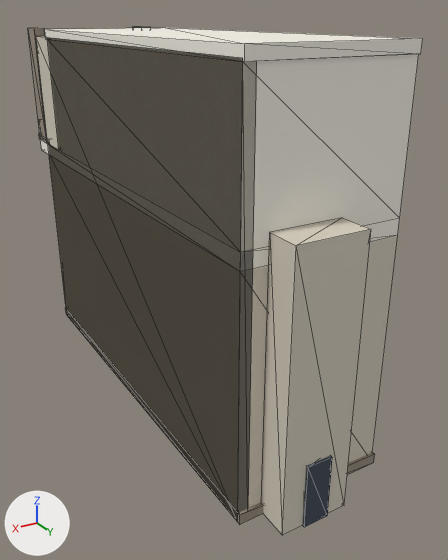
An edit to the glTF model frontend/assets/custom/circuit/pitClubHead.glb, drawn before and after from the same camera.
Both versions are drawn from a 50 mm camera at (14.1, 27.3, 19.0) aimed at (-1.1, 2.0, 6.3). The lights are fixed; the arrows at lower left show +X, +Y and +Z. The first picture is the older version. Mesh edges are drawn as thin lines. Vertices at exactly the same position are counted once.

Objects in the first picture: 'pitClubHead_concrete', 'pitClubHead_concreteDark', 'pitClubHead_steelDark', 'pitClubHead_white'.
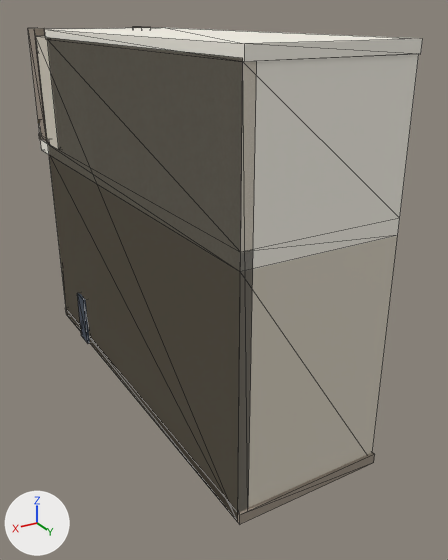
What differs and where, as boxes [x1, y1, x2, y2] in the pictures (448 x 560 px):
'pitClubHead_concrete', reshaped
    before: [36, 36, 398, 535]
    after: [36, 36, 398, 522]
'pitClubHead_steelDark', reshaped
    before: [302, 456, 332, 527]
    after: [77, 293, 90, 344]
part 1 of me_cube, deleted (pale yellow)
    before: [261, 218, 371, 535]

The change, as a list of edits to the scene's bpy script:
```text
Change me_cube:
    used by ob_pitclubhead_concrete; location = (0.0, 0.0, 0.0)
    remove me_cube.from_pydata(...)  # 22 vertices, 36 faces; spans x -3.7..3.7, y -11.0..12.5, z 0.0..17.8
    add me_cube.from_pydata(...)  # 14 vertices, 24 faces; spans x -3.7..3.7, y -11.0..11.0, z 0.0..17.8
    me_cube part 1: the loose piece of 8 vertices spanning x -0.7..2.5, y 11.0..12.5, z 0.0..12.2 is deleted
Change me_cube_002:
    used by ob_pitclubhead_steeldark; location = (0.0, 0.0, 0.0)
    remove me_cube_002.from_pydata(...)  # 16 vertices, 24 faces; spans x -3.0..3.0, y -11.3..12.6, z 0.0..6.6
    add me_cube_002.from_pydata(...)  # 16 vertices, 24 faces; spans x -3.0..3.8, y -11.3..-6.4, z 0.0..6.6
    me_cube_002 part 2: the loose piece of 8 vertices spanning x 0.3..1.5, y 12.3..12.6, z 0.0..3.0 is scaled about its middle by (0.25, 4, 1), then moved by (2.7, -19.5, 0.0)
```
